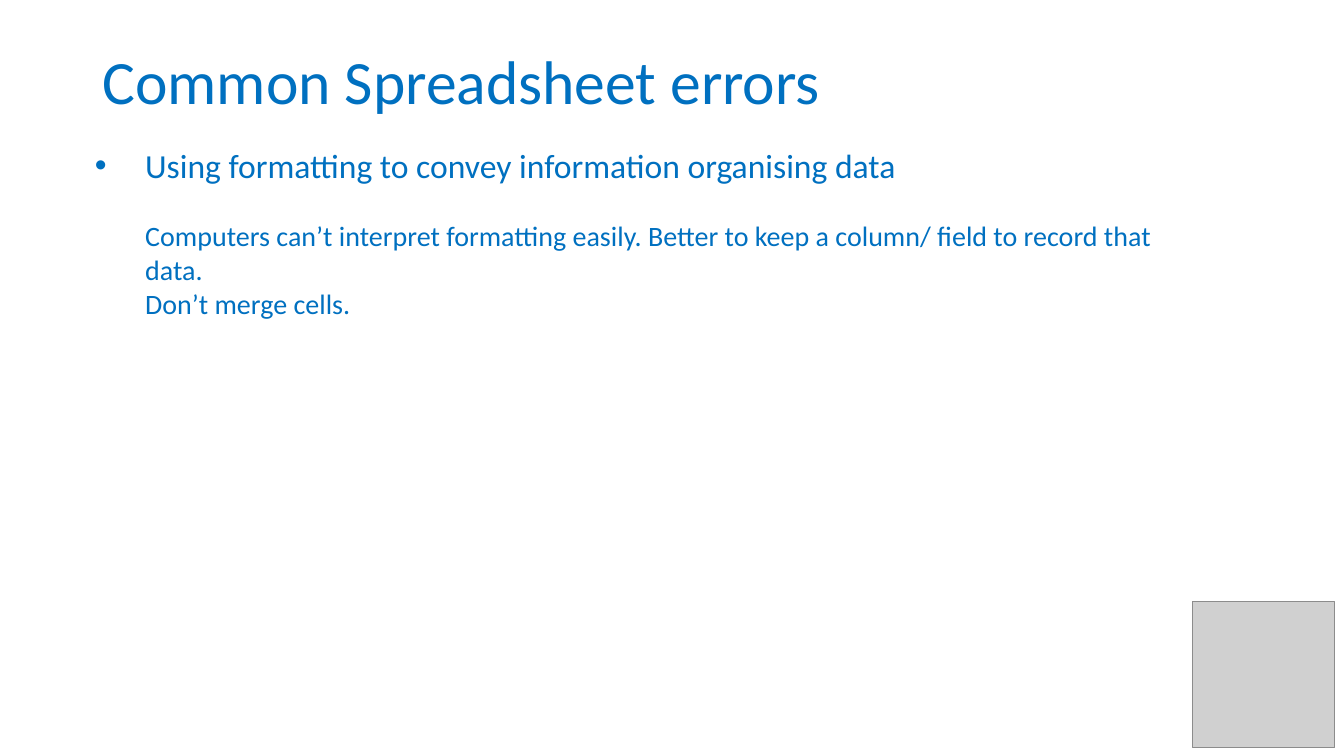
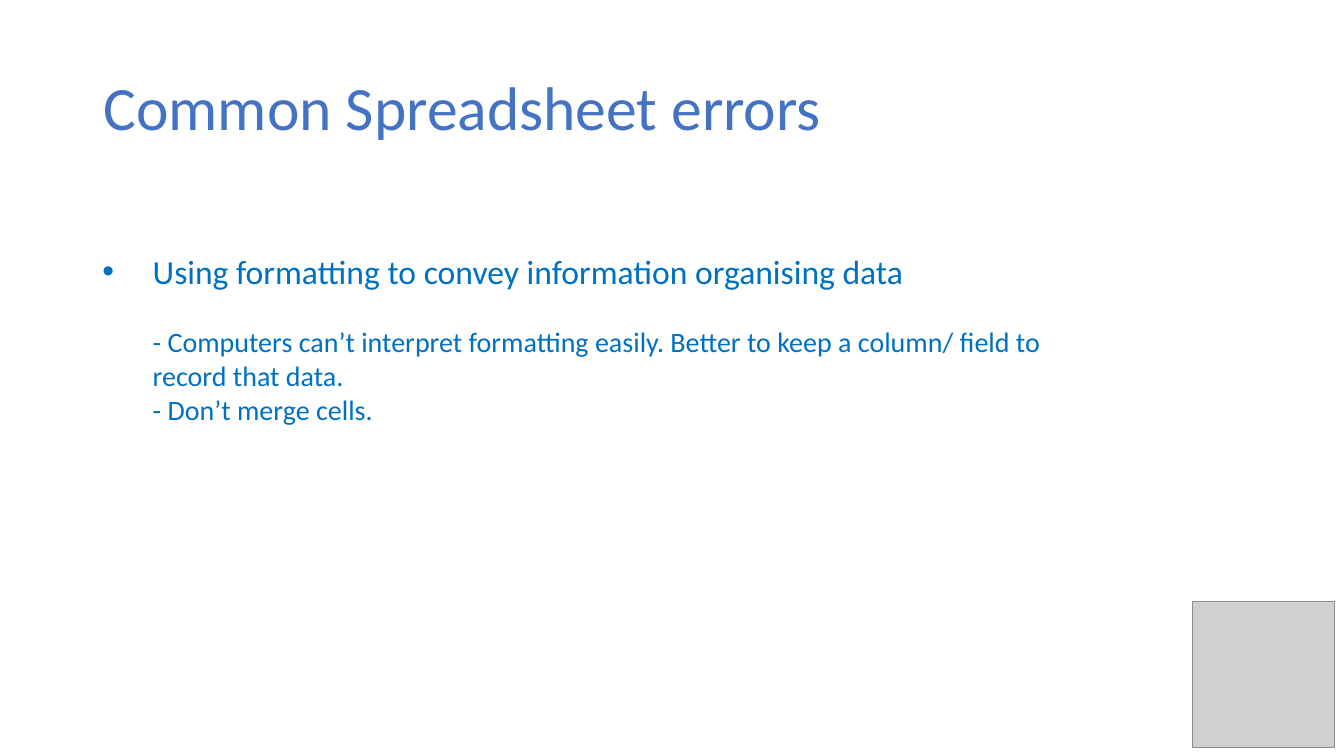
Before and after one commit to tzielins/private-fair-for-busy-biologists, a slide deck: slide 13 of instructors/03_Data-in-excel_v3.3.pptx. Drawn at 1344x756 pixels with LibreOffice and Linux fonts; fonts in the diff are those of the drawing; grey boxes stand for pictures; background and template pictures are left out. Boxes give left, top, right and bottom in pixels: in the first picture for what was removed or moved away, otherwise in the second. Text is boxed around its words. In the diff, an @@ line names an element or a change of style, - is before the commit and + after.

```diff
--- a/instructors/03_Data-in-excel_v3.3.pptx
+++ b/instructors/03_Data-in-excel_v3.3.pptx
@@ title "Common Spreadsheet errors" moved from (x1=102, y1=61, x2=819, y2=114) to (x1=103, y1=87, x2=820, y2=140) @@
@@ title "Common Spreadsheet errors" at (x1=103, y1=87, x2=820, y2=140): text colour #0070C0 to #4472C4 @@
@@ text "Using formatting to convey information ..." moved from (x1=145, y1=154, x2=1151, y2=319) to (x1=153, y1=260, x2=1040, y2=425) @@
@@ text at (x1=153, y1=332, x2=1040, y2=425): text changed @@
-  Computers can’t interpret formatting easily. Better to keep a column/ field to record that data.
-  Don’t merge cells.
+  - Computers can’t interpret formatting easily. Better to keep a column/ field to record that data.
+  - Don’t merge cells.
```
Also in this commit, not shown: 14 other slides changed, 2 slides added, 1 slide removed.
